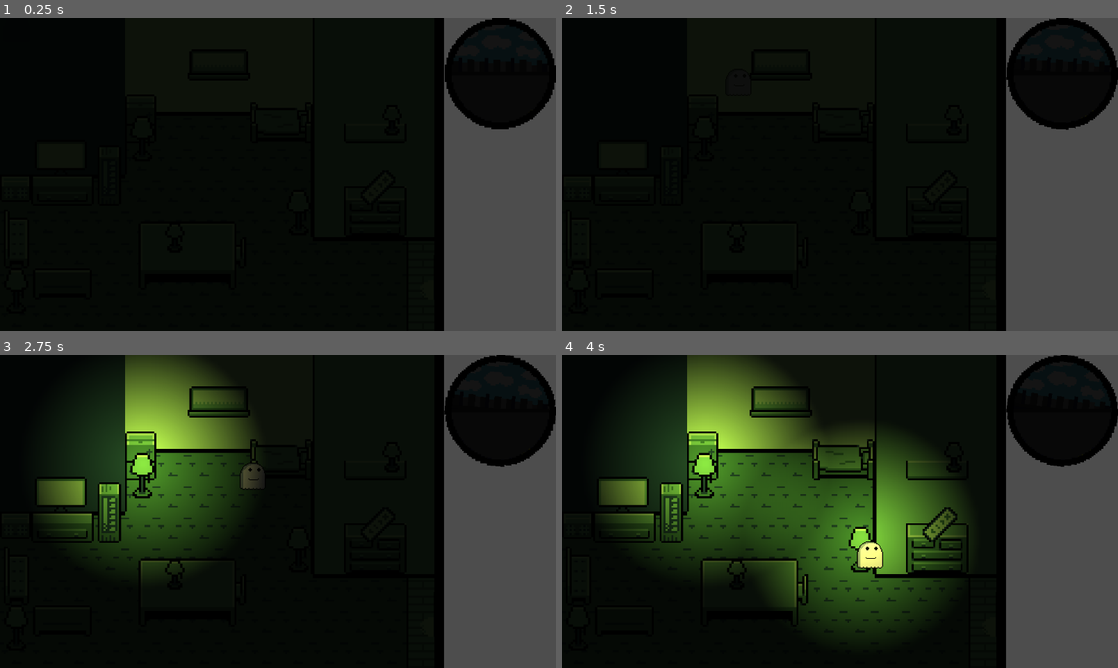
Above: before the commit, frames 1-4 (two rows, left to right).
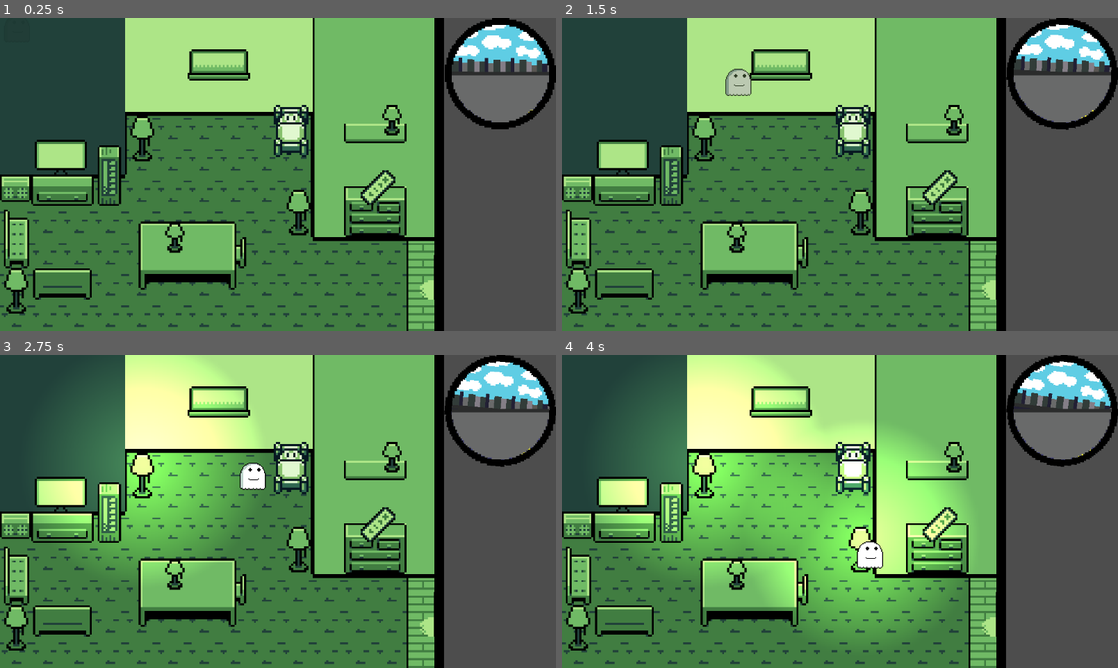
Above: after the commit, the same moments.

Repository: OrangePainting/GMTKGameJam2026
Game: Godot game, scene res://scenes/day_one.tscn
The game is run twice, just before and just after one commit, with the same random seed, the same clock (stepped at 60 frames per second) and the same inputs. The engine's default icon, where the game draws it, is replaced by a stand-in: a white triangle on a blue panel in a dark square.
Inputs (mouse positions are in pixels of both pictures, inside the frame that each line leads up to):
- Up to frame 1 (0.25 s): no input
- Up to frame 2 (1.5 s): move the mouse to (1062, 74) at 0.52 s; click (1062, 74) at 0.67 s; move the mouse to (728, 190) at 1.27 s; click (728, 190) at 1.42 s
- Up to frame 3 (2.75 s): move the mouse to (333, 442) at 2.02 s; click (333, 442) at 2.17 s
- Up to frame 4 (4 s): move the mouse to (812, 574) at 2.77 s; click (812, 574) at 2.92 s; move the mouse to (1006, 558) at 3.52 s; click (1006, 558) at 3.67 s

The runs differ from the first frame. In frame 1, 78% of the frame differs, in the area x 0-99%, y 0-100%; in frame 2, 78%; in frame 3, 78%; in frame 4, 78%.

Commit message:
Added player scene and walk animations.

Diff:
--- a/scenes/day_one.tscn
+++ b/scenes/day_one.tscn
@@ -4,13 +4,17 @@
 [ext_resource type="Texture2D" uid="uid://chgrtwsf8rpe5" path="res://art/Tilesets/Map1Empty.png" id="2_ssijw"]
 [ext_resource type="Texture2D" uid="uid://b7shbcix874oy" path="res://art/light_big.png" id="3_27vry"]
 [ext_resource type="Script" uid="uid://c5q57f6wrb36l" path="res://scripts/light_source.gd" id="3_f1g2u"]
+[ext_resource type="PackedScene" uid="uid://lpc0kjaiwdh1" path="res://scenes/person.tscn" id="3_kqitr"]
 [ext_resource type="PackedScene" uid="uid://727evawbfoyj" path="res://scenes/player.tscn" id="3_mqijn"]
 [ext_resource type="Texture2D" uid="uid://c3oyk28kyogl7" path="res://art/TVSpriteSheet.png" id="3_xxuho"]
 [ext_resource type="PackedScene" uid="uid://b6odwl5ldbmdl" path="res://scenes/ui.tscn" id="4_27vry"]
 [ext_resource type="Texture2D" uid="uid://dt8a2drp6172c" path="res://art/light_small.png" id="4_gsec4"]
 [ext_resource type="Script" uid="uid://dts2xb5nqlhta" path="res://scripts/tv.gd" id="4_mqijn"]
+[ext_resource type="PackedScene" uid="uid://d3kwd1sqmnc0e" path="res://scenes/tuner.tscn" id="7_ler3f"]
 [ext_resource type="Texture2D" uid="uid://c5kpatqxd570d" path="res://art/tv_remote.png" id="8_022v7"]
 [ext_resource type="Script" uid="uid://gmg4h3p2nw4e" path="res://scripts/remote.gd" id="8_tjpqy"]
+[ext_resource type="Script" uid="uid://b0pxuy7voyep5" path="res://scripts/bed.gd" id="11_lgcte"]
+[ext_resource type="Texture2D" uid="uid://dnx347eg6rm0g" path="res://art/8-Directional Gameboy Character Template/bed_sprite_sheet.png" id="12_kqitr"]
 
 [sub_resource type="CapsuleShape2D" id="CapsuleShape2D_li6ia"]
 radius = 8.400009
@@ -28,6 +32,14 @@
 radius = 6.4000015
 height = 23.199997
 
+[sub_resource type="AtlasTexture" id="AtlasTexture_kqitr"]
+atlas = ExtResource("3_xxuho")
+region = Rect2(0, 0, 32, 16)
+
+[sub_resource type="AtlasTexture" id="AtlasTexture_ghfhp"]
+atlas = ExtResource("3_xxuho")
+region = Rect2(0, 16, 32, 16)
+
 [sub_resource type="AtlasTexture" id="AtlasTexture_mqijn"]
 atlas = ExtResource("3_xxuho")
 region = Rect2(0, 0, 32, 16)
@@ -68,6 +80,17 @@
 animations = [{
 "frames": [{
 "duration": 1.0,
+"texture": SubResource("AtlasTexture_kqitr")
+}, {
+"duration": 1.0,
+"texture": SubResource("AtlasTexture_ghfhp")
+}],
+"loop": 1,
+"name": &"cycling",
+"speed": 5.0
+}, {
+"frames": [{
+"duration": 1.0,
 "texture": SubResource("AtlasTexture_mqijn")
 }],
 "loop": 1,
@@ -84,7 +107,7 @@
 "duration": 1.0,
 "texture": SubResource("AtlasTexture_f1g2u")
 }],
-"loop": 1,
+"loop": 0,
 "name": &"startup",
 "speed": 5.0
 }, {
@@ -118,6 +141,60 @@
 size = Vector2(25, 20)
 
 [sub_resource type="RectangleShape2D" id="RectangleShape2D_li6ia"]
+
+[sub_resource type="AtlasTexture" id="AtlasTexture_eamk0"]
+atlas = ExtResource("12_kqitr")
+region = Rect2(0, 0, 16, 32)
+
+[sub_resource type="AtlasTexture" id="AtlasTexture_q7byi"]
+atlas = ExtResource("12_kqitr")
+region = Rect2(0, 32, 16, 32)
+
+[sub_resource type="AtlasTexture" id="AtlasTexture_31rf2"]
+atlas = ExtResource("12_kqitr")
+region = Rect2(0, 96, 16, 32)
+
+[sub_resource type="AtlasTexture" id="AtlasTexture_6h3sx"]
+atlas = ExtResource("12_kqitr")
+region = Rect2(0, 64, 16, 32)
+
+[sub_resource type="SpriteFrames" id="SpriteFrames_jwl2k"]
+animations = [{
+"frames": [{
+"duration": 1.0,
+"texture": SubResource("AtlasTexture_eamk0")
+}],
+"loop": 1,
+"name": &"empty",
+"speed": 5.0
+}, {
+"frames": [{
+"duration": 1.0,
+"texture": SubResource("AtlasTexture_q7byi")
+}],
+"loop": 1,
+"name": &"no_sheet",
+"speed": 5.0
+}, {
+"frames": [{
+"duration": 1.0,
+"texture": SubResource("AtlasTexture_31rf2")
+}],
+"loop": 1,
+"name": &"sheet_asleep",
+"speed": 5.0
+}, {
+"frames": [{
+"duration": 1.0,
+"texture": SubResource("AtlasTexture_6h3sx")
+}],
+"loop": 1,
+"name": &"sheet_awake",
+"speed": 5.0
+}]
+
+[sub_resource type="RectangleShape2D" id="RectangleShape2D_fic7a"]
+size = Vector2(20, 30)
 
 [node name="Main" type="Node2D" unique_id=560727074]
 script = ExtResource("1_ssijw")
@@ -127,6 +204,10 @@
 texture = ExtResource("2_ssijw")
 centered = false
 
+[node name="Person" parent="." unique_id=526698822 instance=ExtResource("3_kqitr")]
+position = Vector2(670, 280)
+scale = Vector2(5, 5)
+
 [node name="Furniture" type="Node2D" parent="." unique_id=1667566550]
 
 [node name="BigLight" type="Area2D" parent="Furniture" unique_id=563035012]
@@ -228,10 +309,11 @@
 position = Vector2(140, 320)
 scale = Vector2(5, 5)
 script = ExtResource("4_mqijn")
+antenna_tuning_scene = ExtResource("7_ler3f")
 
 [node name="Screen" type="AnimatedSprite2D" parent="Furniture/TV" unique_id=112524717]
 sprite_frames = SubResource("SpriteFrames_li6ia")
-animation = &"off"
+animation = &"cycling"
 
 [node name="TuningLayer" type="CanvasLayer" parent="Furniture/TV" unique_id=1230966836]
 
@@ -250,7 +332,20 @@
 [node name="CollisionShape2D" type="CollisionShape2D" parent="Furniture/Remote" unique_id=1198685397]
 shape = SubResource("RectangleShape2D_li6ia")
 
+[node name="Bed" type="Area2D" parent="Furniture" unique_id=1429208719]
+position = Vector2(670, 280)
+scale = Vector2(5, 5)
+script = ExtResource("11_lgcte")
+
+[node name="Sprite" type="AnimatedSprite2D" parent="Furniture/Bed" unique_id=1530431108]
+sprite_frames = SubResource("SpriteFrames_jwl2k")
+animation = &"sheet_awake"
+
+[node name="CollisionShape2D" type="CollisionShape2D" parent="Furniture/Bed" unique_id=747662823]
+shape = SubResource("RectangleShape2D_fic7a")
+
 [node name="CanvasModulate" type="CanvasModulate" parent="." unique_id=901883157]
+visible = false
 color = Color(0.07762883, 0.07762881, 0.07762881, 1)
 
 [node name="UI" parent="." unique_id=1307178562 instance=ExtResource("4_27vry")]
--- /dev/null
+++ b/scenes/person.tscn
@@ -0,0 +1,146 @@
+[gd_scene format=3 uid="uid://lpc0kjaiwdh1"]
+
+[ext_resource type="Script" uid="uid://d17aeiykpbqcw" path="res://scripts/person.gd" id="1_5dovg"]
+[ext_resource type="Texture2D" uid="uid://dkhclx51pxs26" path="res://art/8-Directional Gameboy Character Template/loose sprites.png" id="1_c62xm"]
+
+[sub_resource type="AtlasTexture" id="AtlasTexture_5dovg"]
+atlas = ExtResource("1_c62xm")
+region = Rect2(0, 0, 16, 16)
+
+[sub_resource type="AtlasTexture" id="AtlasTexture_jf287"]
+atlas = ExtResource("1_c62xm")
+region = Rect2(16, 0, 16, 16)
+
+[sub_resource type="AtlasTexture" id="AtlasTexture_h4n5y"]
+atlas = ExtResource("1_c62xm")
+region = Rect2(32, 0, 16, 16)
+
+[sub_resource type="AtlasTexture" id="AtlasTexture_8487m"]
+atlas = ExtResource("1_c62xm")
+region = Rect2(48, 0, 16, 16)
+
+[sub_resource type="AtlasTexture" id="AtlasTexture_pfaeq"]
+atlas = ExtResource("1_c62xm")
+region = Rect2(0, 96, 16, 16)
+
+[sub_resource type="AtlasTexture" id="AtlasTexture_2jjoq"]
+atlas = ExtResource("1_c62xm")
+region = Rect2(16, 96, 16, 16)
+
+[sub_resource type="AtlasTexture" id="AtlasTexture_ym70v"]
+atlas = ExtResource("1_c62xm")
+region = Rect2(32, 96, 16, 16)
+
+[sub_resource type="AtlasTexture" id="AtlasTexture_8qhow"]
+atlas = ExtResource("1_c62xm")
+region = Rect2(48, 96, 16, 16)
+
+[sub_resource type="AtlasTexture" id="AtlasTexture_526uv"]
+atlas = ExtResource("1_c62xm")
+region = Rect2(48, 32, 16, 16)
+
+[sub_resource type="AtlasTexture" id="AtlasTexture_yhvuw"]
+atlas = ExtResource("1_c62xm")
+region = Rect2(32, 32, 16, 16)
+
+[sub_resource type="AtlasTexture" id="AtlasTexture_06ebq"]
+atlas = ExtResource("1_c62xm")
+region = Rect2(16, 32, 16, 16)
+
+[sub_resource type="AtlasTexture" id="AtlasTexture_gqr4j"]
+atlas = ExtResource("1_c62xm")
+region = Rect2(0, 32, 16, 16)
+
+[sub_resource type="AtlasTexture" id="AtlasTexture_l302h"]
+atlas = ExtResource("1_c62xm")
+region = Rect2(0, 64, 16, 16)
+
+[sub_resource type="AtlasTexture" id="AtlasTexture_kiup0"]
+atlas = ExtResource("1_c62xm")
+region = Rect2(16, 64, 16, 16)
+
+[sub_resource type="AtlasTexture" id="AtlasTexture_mdp4j"]
+atlas = ExtResource("1_c62xm")
+region = Rect2(32, 64, 16, 16)
+
+[sub_resource type="AtlasTexture" id="AtlasTexture_itwwj"]
+atlas = ExtResource("1_c62xm")
+region = Rect2(48, 64, 16, 16)
+
+[sub_resource type="SpriteFrames" id="SpriteFrames_li6ia"]
+animations = [{
+"frames": [{
+"duration": 1.0,
+"texture": SubResource("AtlasTexture_5dovg")
+}, {
+"duration": 1.0,
+"texture": SubResource("AtlasTexture_jf287")
+}, {
+"duration": 1.0,
+"texture": SubResource("AtlasTexture_h4n5y")
+}, {
+"duration": 1.0,
+"texture": SubResource("AtlasTexture_8487m")
+}],
+"loop": 1,
+"name": &"walk_down",
+"speed": 5.0
+}, {
+"frames": [{
+"duration": 1.0,
+"texture": SubResource("AtlasTexture_pfaeq")
+}, {
+"duration": 1.0,
+"texture": SubResource("AtlasTexture_2jjoq")
+}, {
+"duration": 1.0,
+"texture": SubResource("AtlasTexture_ym70v")
+}, {
+"duration": 1.0,
+"texture": SubResource("AtlasTexture_8qhow")
+}],
+"loop": 1,
+"name": &"walk_left",
+"speed": 5.0
+}, {
+"frames": [{
+"duration": 1.0,
+"texture": SubResource("AtlasTexture_526uv")
+}, {
+"duration": 1.0,
+"texture": SubResource("AtlasTexture_yhvuw")
+}, {
+"duration": 1.0,
+"texture": SubResource("AtlasTexture_06ebq")
+}, {
+"duration": 1.0,
+"texture": SubResource("AtlasTexture_gqr4j")
+}],
+"loop": 1,
+"name": &"walk_right",
+"speed": 5.0
+}, {
+"frames": [{
+"duration": 1.0,
+"texture": SubResource("AtlasTexture_l302h")
+}, {
+"duration": 1.0,
+"texture": SubResource("AtlasTexture_kiup0")
+}, {
+"duration": 1.0,
+"texture": SubResource("AtlasTexture_mdp4j")
+}, {
+"duration": 1.0,
+"texture": SubResource("AtlasTexture_itwwj")
+}],
+"loop": 1,
+"name": &"walk_up",
+"speed": 5.0
+}]
+
+[node name="Person" type="Node2D" unique_id=526698822]
+script = ExtResource("1_5dovg")
+
+[node name="AnimatedSprite2D" type="AnimatedSprite2D" parent="." unique_id=1378914742]
+sprite_frames = SubResource("SpriteFrames_li6ia")
+animation = &"walk_right"
--- /dev/null
+++ b/scenes/tuner.tscn
@@ -0,0 +1,10 @@
+[gd_scene format=3 uid="uid://d3kwd1sqmnc0e"]
+
+[ext_resource type="Script" uid="uid://ccumy48xaybcp" path="res://scripts/tuner.gd" id="1_p3628"]
+[ext_resource type="Texture2D" uid="uid://d3l5d5h431yp1" path="res://icon.svg" id="2_8724q"]
+
+[node name="Tuner" type="Node2D" unique_id=2123352701]
+script = ExtResource("1_p3628")
+
+[node name="Sprite2D" type="Sprite2D" parent="." unique_id=1818714613]
+texture = ExtResource("2_8724q")
--- /dev/null
+++ b/scripts/bed.gd
@@ -0,0 +1,23 @@
+class_name Bed
+extends ActionItem
+
+enum STATE { OPEN, NO_SHEET, SHEET_AWAKE, SHEET_ASLEEP}
+
+var state: STATE = STATE.SHEET_ASLEEP
+
+@onready var bed_sprite = $Sprite
+
+# Called every frame. 'delta' is the elapsed time since the previous frame.
+func _on_interact(player: Node) -> void:
+	pass
+
+func change_state(new_state: STATE) -> void:
+	state = new_state
+	refresh_sprite()
+
+func refresh_sprite() -> void:
+	match state:
+		STATE.OPEN: bed_sprite.play(&"empty")
+		STATE.NO_SHEET: bed_sprite.play(&"no_sheet")
+		STATE.SHEET_AWAKE: bed_sprite.play(&"sheet_awake")
+		STATE.SHEET_ASLEEP: bed_sprite.play(&"sheet_asleep")
--- /dev/null
+++ b/scripts/person.gd
@@ -0,0 +1,35 @@
+extends Node2D
+
+@onready var player_sprite = $AnimatedSprite2D
+
+var faced_direction := Vector2.RIGHT
+var player_tween: Tween
+var player_speed := 10.0
+
+# Called when the node enters the scene tree for the first time.
+func _ready() -> void:
+	update_animation(false)
+
+
+# Called every frame. 'delta' is the elapsed time since the previous frame.
+func _process(delta: float) -> void:
+	pass
+
+func move_towards(pos: Vector2) -> void:
+	if player_tween: player_tween.kill()
+	player_tween = create_tween()
+	player_tween.tween_property(self, "position", pos, player_speed * (pos - position).length())
+
+func update_animation(is_moving: bool) -> void:
+	var dir_string = get_direction_string(faced_direction)
+	var anim_anme = "walk_" + dir_string
+
+	if is_moving: player_sprite.play(anim_anme)
+	else:
+		player_sprite.animation = anim_anme
+		player_sprite.stop()
+		player_sprite.frame = 0
+
+func get_direction_string(dir: Vector2) -> String:
+	if abs(dir.x) > abs(dir.y): return "right" if dir.x > 0 else "left"
+	else: return "down" if dir.y > 0 else "up"
--- /dev/null
+++ b/scripts/tuner.gd
@@ -0,0 +1,13 @@
+extends Node2D
+
+signal tuned
+
+# Called when the node enters the scene tree for the first time.
+func _ready() -> void:
+	await get_tree().create_timer(2).timeout
+	tuned.emit()
+
+
+# Called every frame. 'delta' is the elapsed time since the previous frame.
+func _process(delta: float) -> void:
+	pass
--- a/scripts/tv.gd
+++ b/scripts/tv.gd
@@ -4,7 +4,7 @@
 # TV turns on, and then while the antenna is being tuned, the static animation plays.
 # Then, the remote needs to be found, and once the remote is interacted with, the news plays.
 
-enum STATE { OFF, STATIC, NEWS }
+enum STATE { OFF, STATIC, CYCLING, NEWS }
 
 signal state_changed(new_state: STATE)
 signal news_found
@@ -49,11 +49,12 @@
 		STATE.OFF: screen.play(&"off")
 		STATE.STATIC: screen.play(&"static")
 		STATE.NEWS: screen.play(&"talking")
+		STATE.CYCLING: screen.play(&"cycling")
 
 
 func _on_interact(player: Node) -> void: # override in sub classes
 	match state:
-		STATE.OFF: pass
+		STATE.OFF: set_on_off(true)
 		STATE.STATIC:
 			if not tuned: open_antenna_tuning()
 			else: cycle_channel()
@@ -79,7 +80,7 @@
 	if current_channel == news_channel:
 		set_state(STATE.NEWS)
 		news_found.emit()
-		HappinessManager.add_happiness(1)
+		#HappinessManager.add_happiness(1)
 
 
 func _ready() -> void:
Binary file added: art/8-Directional Gameboy Character Template/aseprite/all.aseprite
Binary file added: art/8-Directional Gameboy Character Template/aseprite/down left.aseprite
Binary file added: art/8-Directional Gameboy Character Template/aseprite/down right.aseprite
Binary file added: art/8-Directional Gameboy Character Template/aseprite/down.aseprite
Binary file added: art/8-Directional Gameboy Character Template/aseprite/left.aseprite
Binary file added: art/8-Directional Gameboy Character Template/aseprite/right.aseprite
Binary file added: art/8-Directional Gameboy Character Template/aseprite/up left.aseprite
Binary file added: art/8-Directional Gameboy Character Template/aseprite/up right.aseprite
Binary file added: art/8-Directional Gameboy Character Template/aseprite/up.aseprite
Binary file added: art/8-Directional Gameboy Character Template/bed_sprite_sheet.png
Not shown, added: art/8-Directional Gameboy Character Template/bed_sprite_sheet.png.import
Binary file added: art/8-Directional Gameboy Character Template/bed_sprites.aseprite
(and 19 more such lines)
